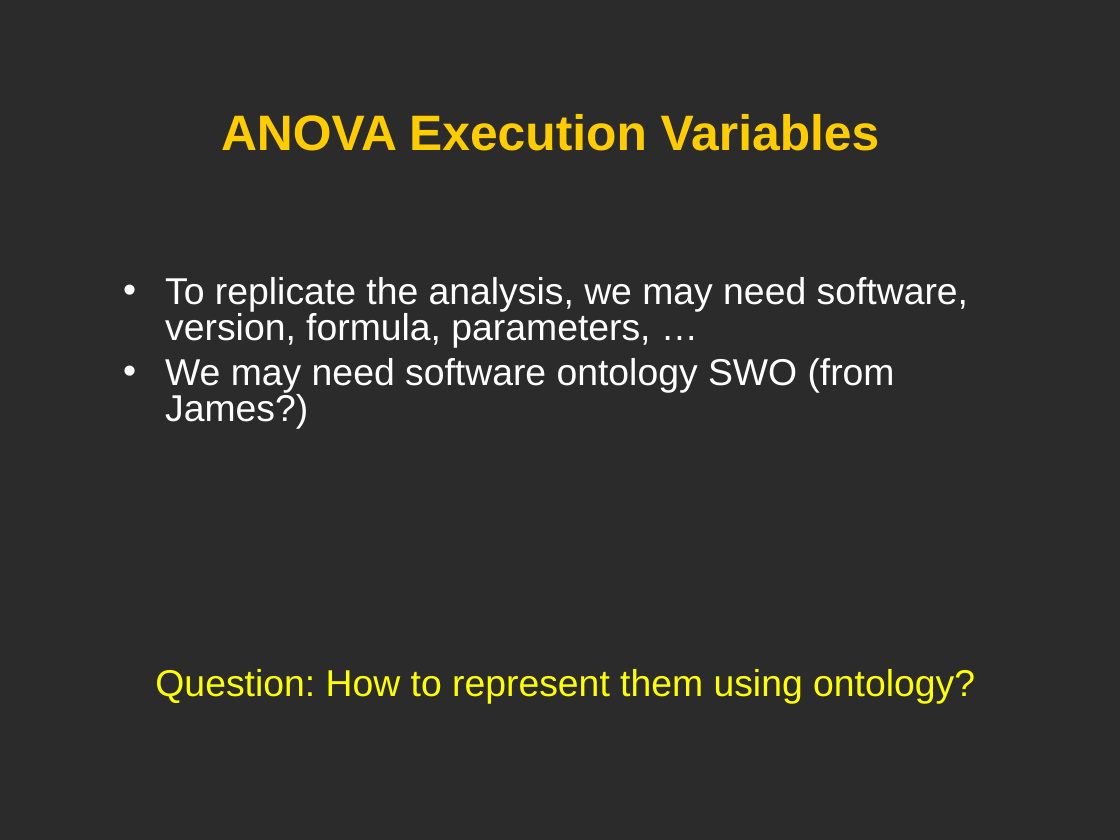
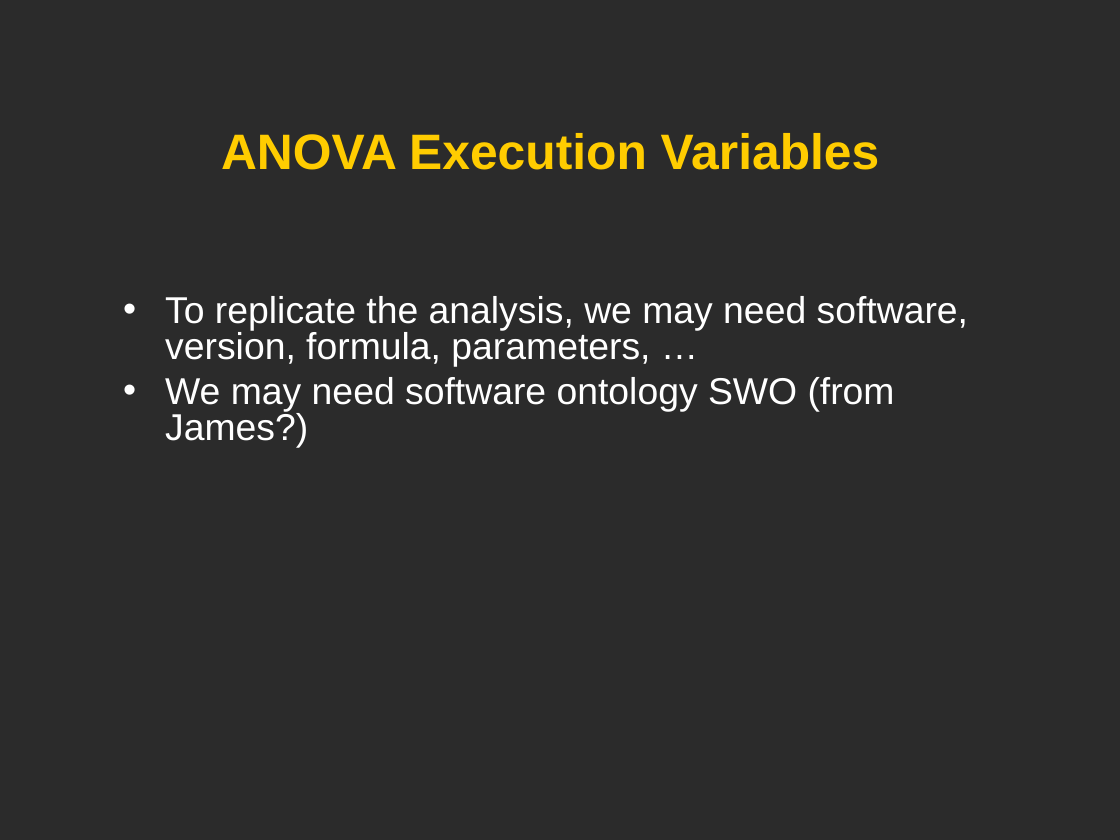
Before and after one commit to obi-ontology/obi-legacy-svn, a slide deck: slide 22 of trunk/docs/developer/use cases/Vaccine_usercase_Vancouver2010.ppt. Drawn at 1120x840 pixels with LibreOffice and Linux fonts; fonts in the diff are those of the drawing; background and template pictures are left out; a plain dark background stands for a picture behind light text. Boxes give left, top, right and bottom in pixels: in the first picture for what was removed or moved away, otherwise in the second. Text is boxed around its words. In the diff, an @@ line names an element or a change of style, - is before the commit and + after.

```diff
--- a/trunk/docs/developer/use cases/Vaccine_usercase_Vancouver2010.ppt
+++ b/trunk/docs/developer/use cases/Vaccine_usercase_Vancouver2010.ppt
@@ title "ANOVA Execution Variables": place and size @@
-title "ANOVA Execution Variables" at bbox=[221, 114, 880, 151]
+title "ANOVA Execution Variables" at bbox=[221, 133, 880, 170]
@@ text "To replicate the analysis, we ...": place and size @@
-text "To replicate the analysis, we ..." at bbox=[165, 277, 968, 429]
+text "To replicate the analysis, we ..." at bbox=[165, 296, 968, 448]
@@ text removed at bbox=[155, 669, 975, 704] @@
-Question: How to represent them using ontology?
```
Also in this commit, not shown: 8 other slides changed.
